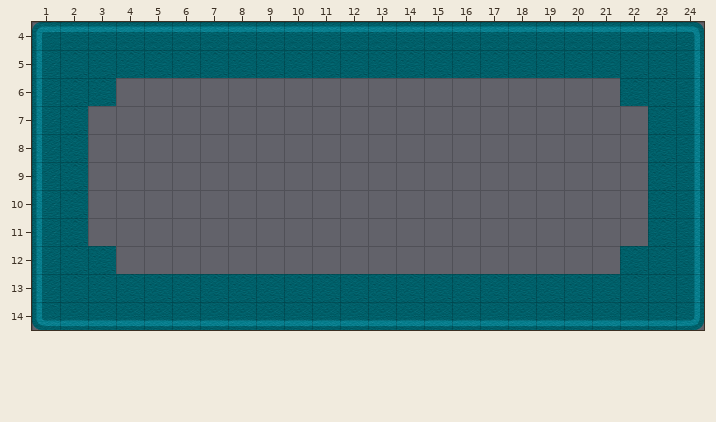
Tiled map (JSON), stored at assets/jsons/levels/placeholder.json. The first picture shows the starting point.
Cells are 64x64 px. Shown: x 1..24, y 4..14. Not drawn, because the pictures are missing: unchanged layer "Terrain".
The same view after the edit:
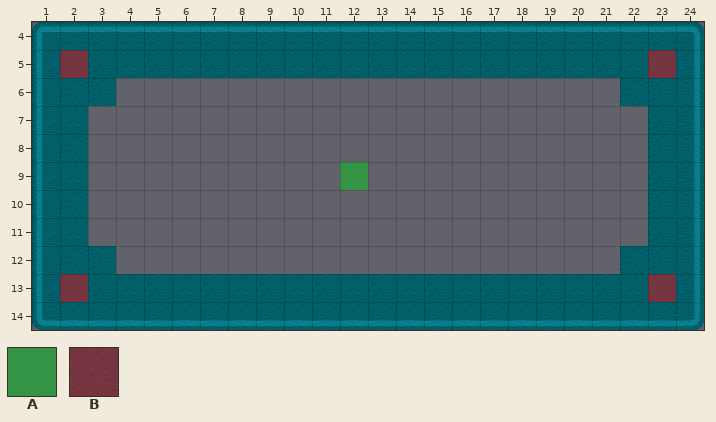
Key: from "board": A 1 "boardClimb", B 2 "boardFloor".
_ is an empty cell.
Tiles of an added or newly shown layer are drawn over the layers below it.
See-through tiles are keyed as they look on the map.
Change:
Layer "Corners" (added):
The author put tile A in row 9 at x 12.
The author put tile B in row 5 at x 2 and 23; in row 13 at x 2 and 23.
Where, in picture pixels (left, top, right, bottom), the same in both pictures:
added: (60, 50, 88, 78)
added: (648, 50, 676, 78)
added: (340, 162, 368, 190)
added: (60, 274, 88, 302)
added: (648, 274, 676, 302)
